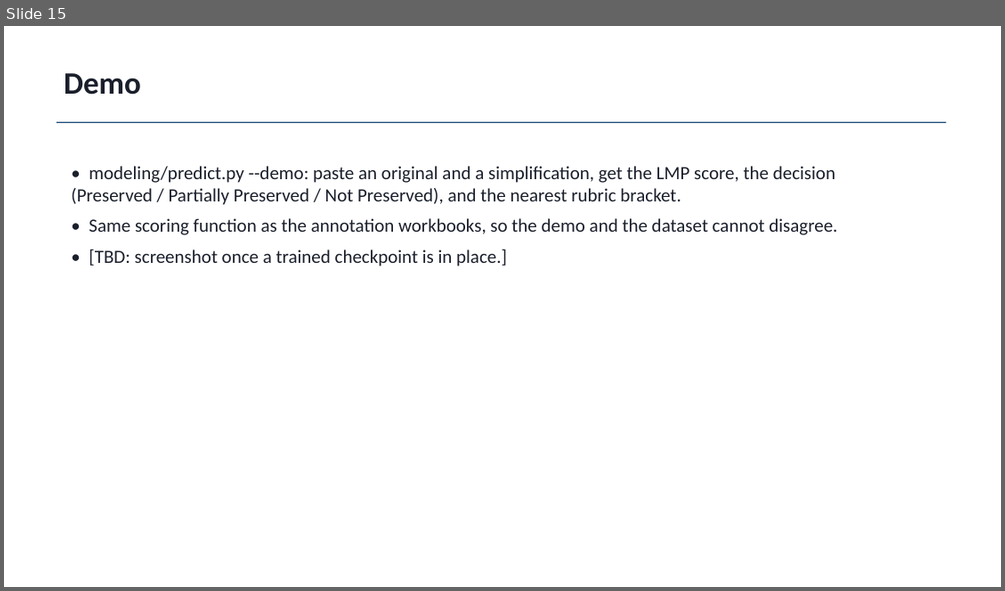
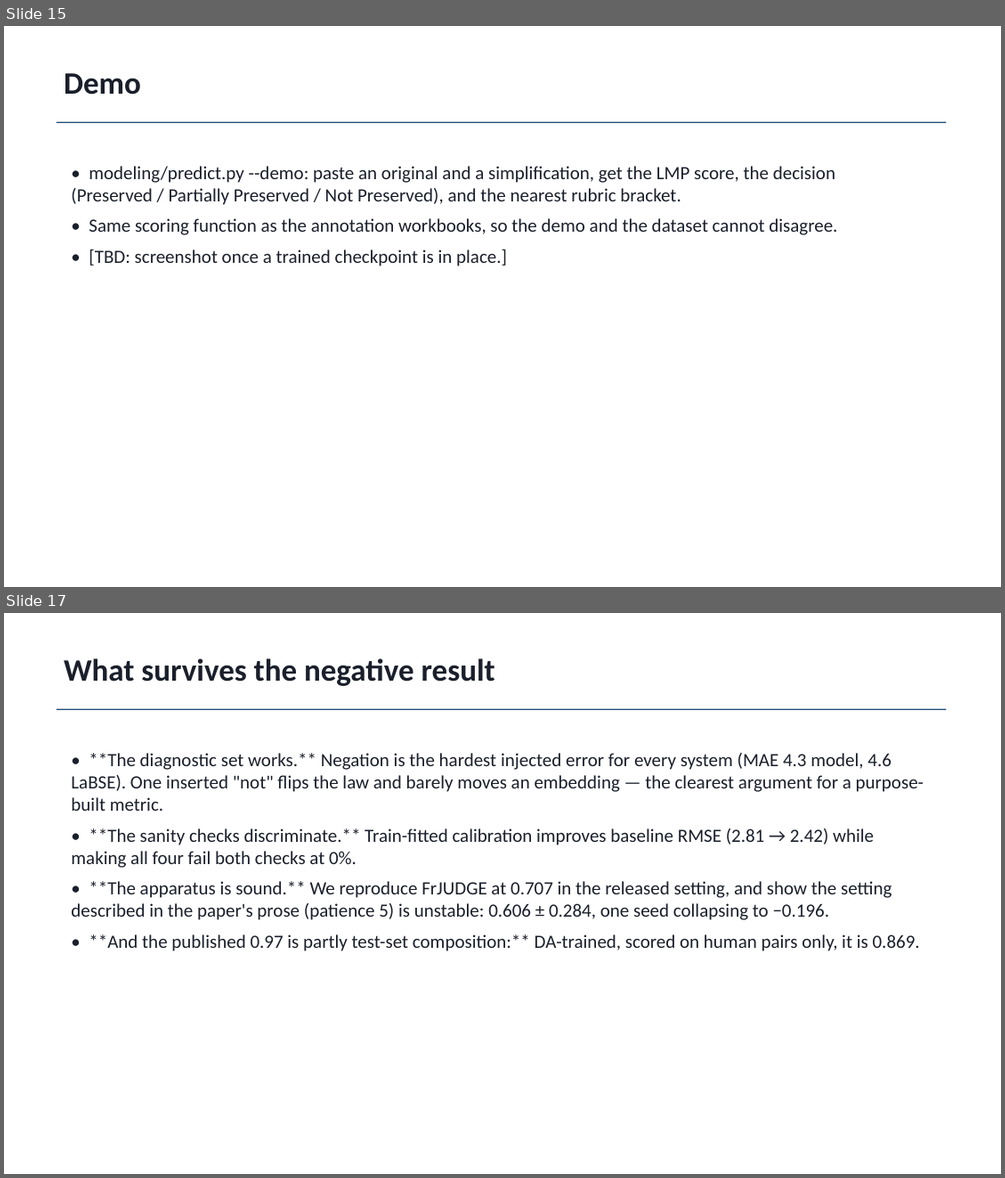
Before and after one commit to atharv-0509/legal-meaning-preservation-hi-en, a slide deck: paper/out/LMP_slides.pptx. Shown one above the other, each under a label of ours: slide 15 before the commit, slides 15 and 17 after it; the slides between them are not shown. The pictures are 1005x591 and 1005x1178 pixels, drawn with LibreOffice and Linux fonts; fonts in the diff are those of the drawing. Boxes give left, top, right and bottom in pixels: in the first picture for what was removed or moved away, otherwise in the second. Text is boxed around its words. In the diff, an @@ line names an element or a change of style, - is before the commit and + after.

```diff
--- a/paper/out/LMP_slides.pptx
+++ b/paper/out/LMP_slides.pptx
@@ slide 17 added at <box>4,613,1001,1174</box>, background #FFFFFF @@
@@ text added at <box>64,658,495,686</box>, 30 pt, text #1A1F2B, bold @@
+What survives the negative result
@@ rectangle added at <box>57,709,947,710</box>, fill #1F4E79 @@
@@ text added at <box>71,753,924,951</box>, 18 pt, text #1A1F2B @@
+• **The diagnostic set works.** Negation is the hardest injected error for every system (MAE 4.3 model, 4.6 LaBSE). One inserted "not" flips the law and barely moves an embedding — the clearest argument for a purpose-built metric.
+• **The sanity checks discriminate.** Train-fitted calibration improves baseline RMSE (2.81 → 2.42) while making all four fail both checks at 0%.
+• **The apparatus is sound.** We reproduce FrJUDGE at 0.707 in the released setting, and show the setting described in the paper's prose (patience 5) is unstable: 0.606 ± 0.284, one seed collapsing to −0.196.
+• **And the published 0.97 is partly test-set composition:** DA-trained, scored on human pairs only, it is 0.869.
```
Also in this commit, not shown: 4 slides changed, 1 other slide added, 6 other files.
